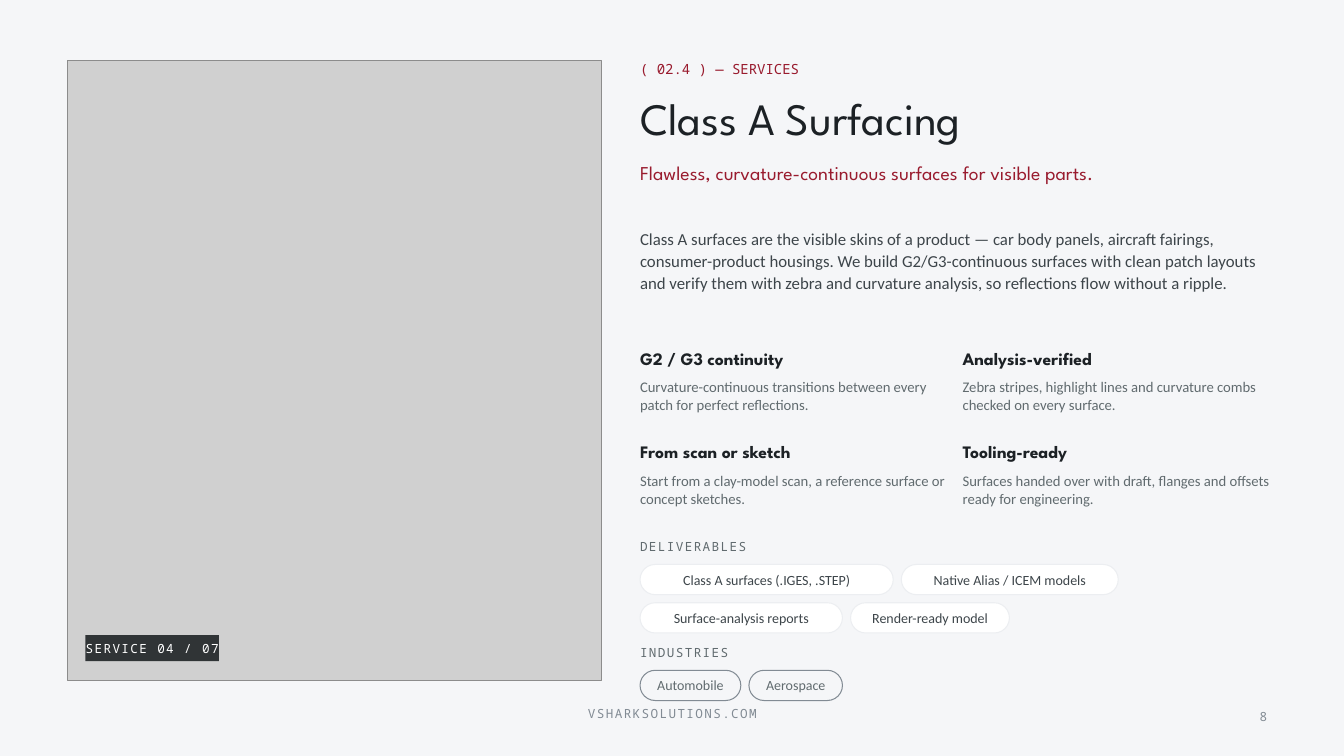
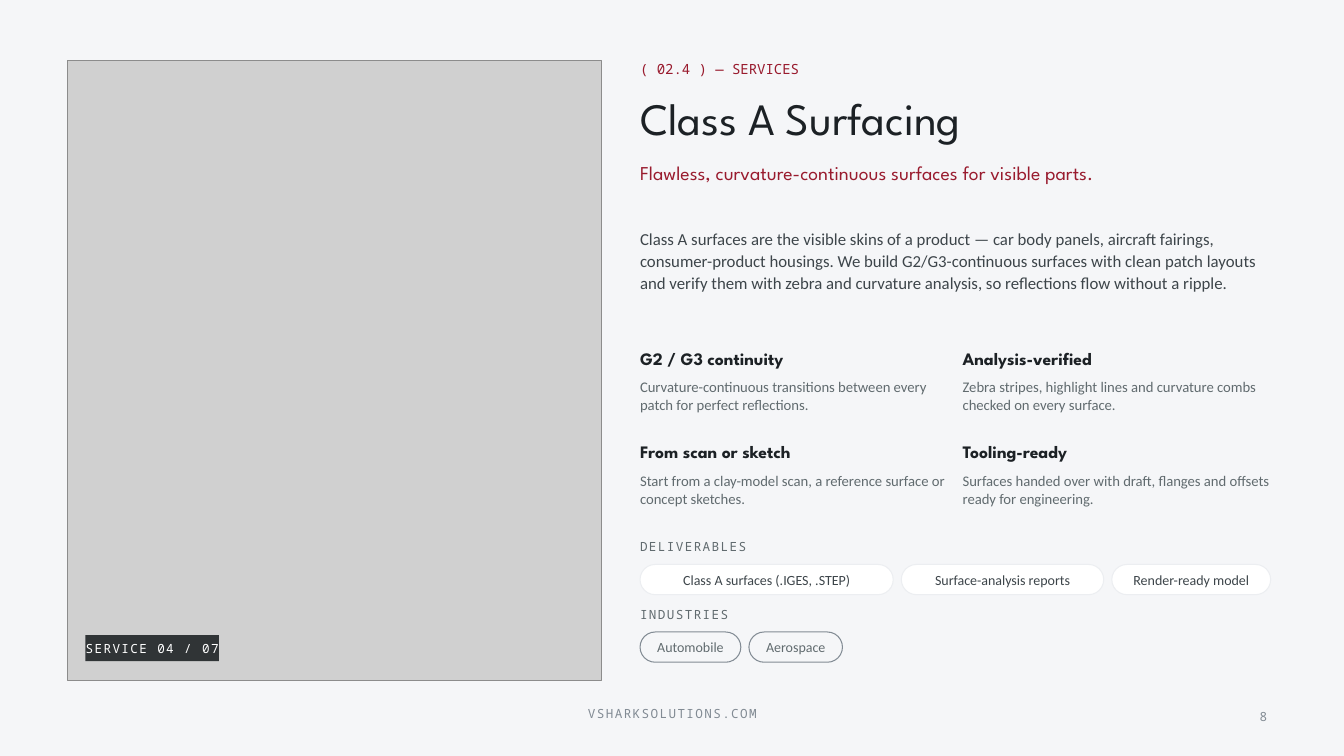
Before and after one commit to vsharkindia/vshark-website, a slide deck: slide 8 of collateral/VShark-Presentation.pptx. Drawn at 1344x756 pixels with LibreOffice and Linux fonts; fonts in the diff are those of the drawing; grey boxes stand for pictures; background and template pictures are left out. Boxes give left, top, right and bottom in pixels: in the first picture for what was removed or moved away, otherwise in the second. Text is boxed around its words. In the diff, an @@ line names an element or a change of style, - is before the commit and + after.

```diff
--- a/collateral/VShark-Presentation.pptx
+++ b/collateral/VShark-Presentation.pptx
@@ rounded rectangle: place and size @@
-rounded rectangle at (901,565,1118,595)
+rounded rectangle at (901,565,1104,595)
@@ rounded rectangle: place and size @@
-rounded rectangle at (640,603,843,633)
+rounded rectangle at (1112,565,1271,595)
@@ text "Render-ready model": place and size @@
-text "Render-ready model" at (872,613,988,626)
+text "Render-ready model" at (1133,575,1249,588)
@@ text at (935,575,1070,588): text changed @@
-Native Alias / ICEM models
+Surface-analysis reports
@@ text removed at (674,613,808,626) @@
-Surface-analysis reports
@@ rounded rectangle removed at (851,603,1010,633) @@
@@ rounded rectangle: place and size @@
-rounded rectangle at (749,670,843,701)
+rounded rectangle at (640,632,741,662)
@@ rounded rectangle: place and size @@
-rounded rectangle at (640,670,741,701)
+rounded rectangle at (749,632,843,662)
@@ 3 texts: place and size @@
-3 texts at (640,648,825,692)
+3 texts at (640,610,825,654)
```
Also in this commit, not shown: 5 other slides changed, 16 other files.
